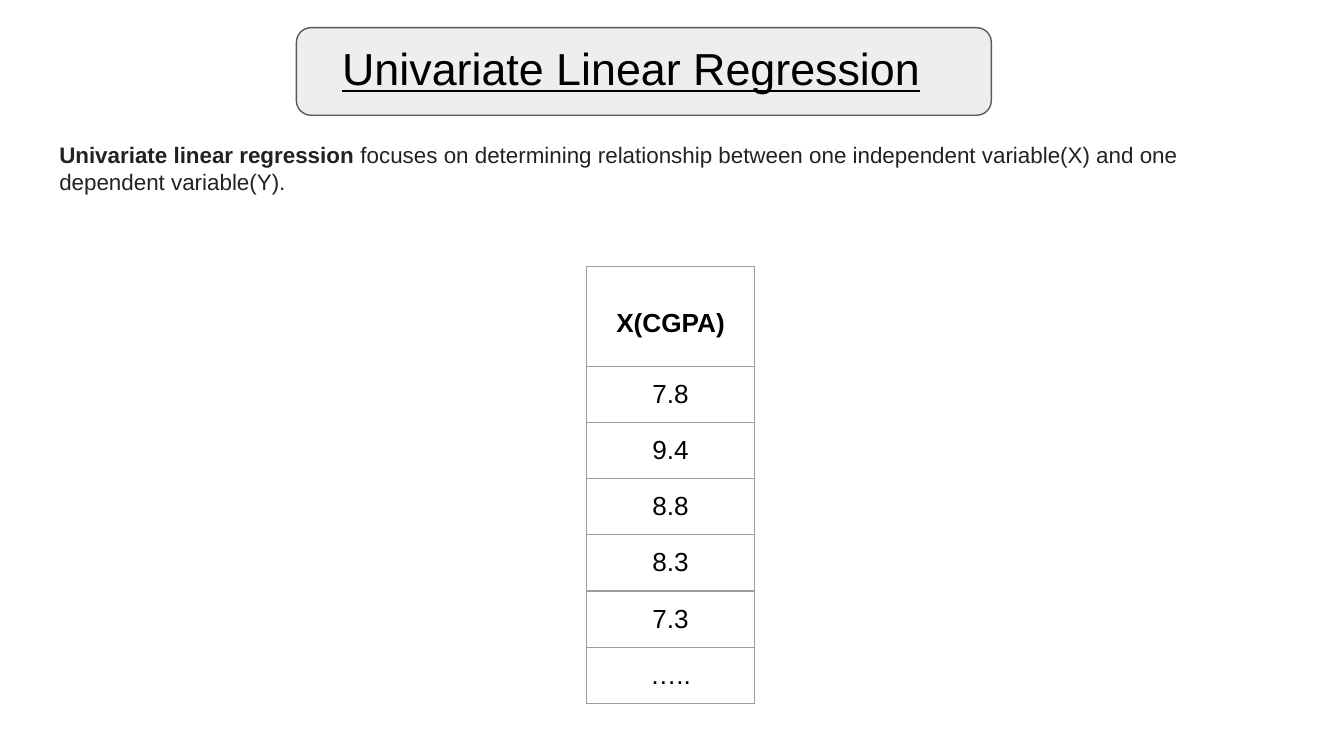
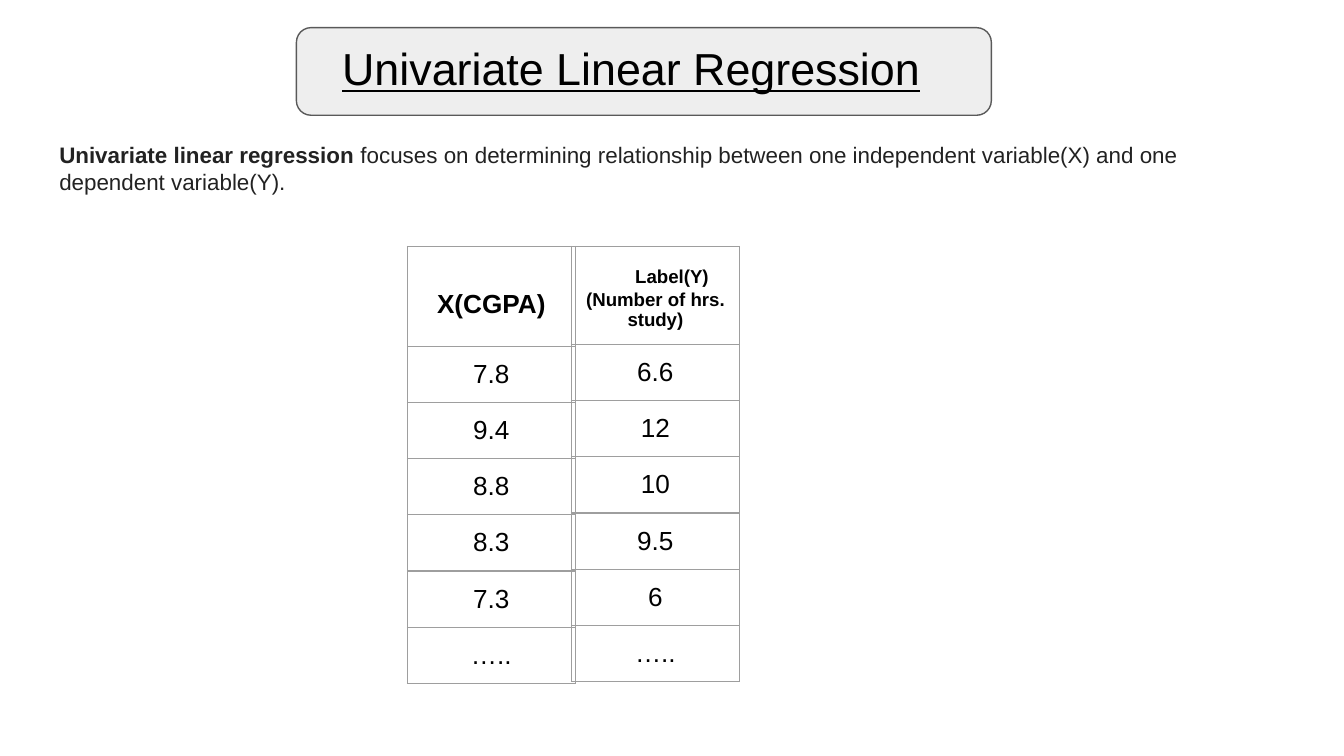
Before and after one commit to jugshaurya/Machine-Learning, a slide deck: slide 3 of Presentation/ML presentation.pptx. Drawn at 1344x756 pixels with LibreOffice and Linux fonts; fonts in the diff are those of the drawing. Boxes give left, top, right and bottom in pixels: in the first picture for what was removed or moved away, otherwise in the second. Text is boxed around its words. In the diff, an @@ line names an element or a change of style, - is before the commit and + after.

Commit message:
Added Slides to Presentation

```diff
--- a/Presentation/ML presentation.pptx
+++ b/Presentation/ML presentation.pptx
@@ table: place and size @@
-table at [587, 266, 755, 707]
+table at [407, 246, 575, 687]
@@ table added at [571, 246, 739, 687], 7 rows, 1 columns @@
+Label(Y) / (Number of hrs. study)
+6.6
+12
+10
+9.5
+6
+…..
```
Also in this commit, not shown: 3 slides added, 1 other file.
